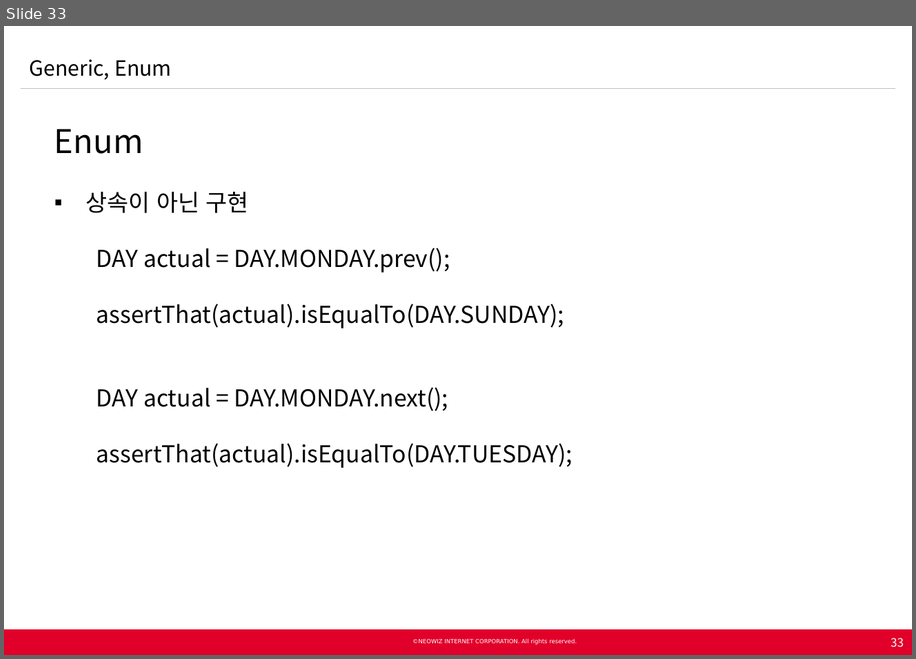
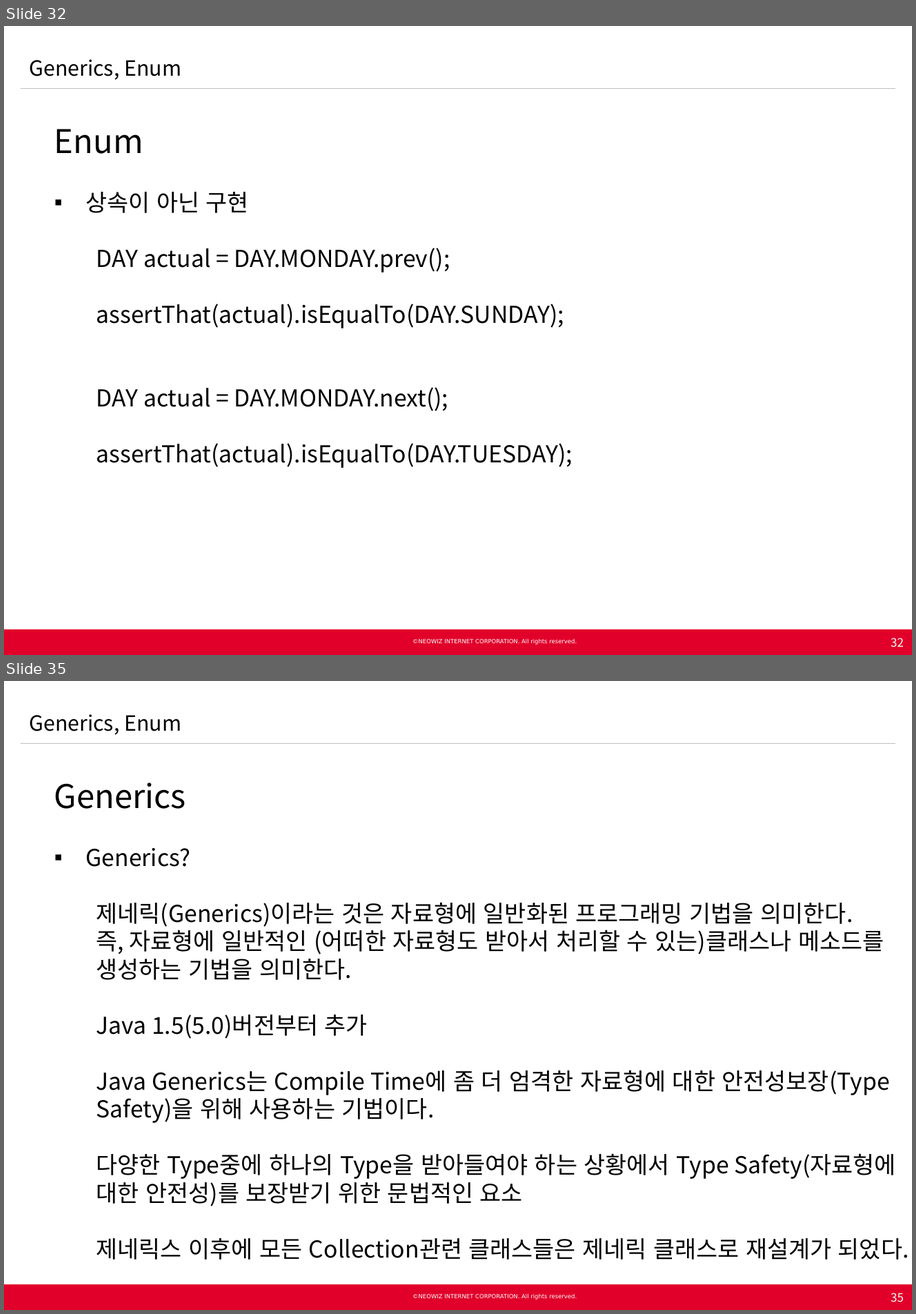
Before and after one commit to Neowizen/JavaStudy, a slide deck: Document/[2015.02.25] Java Study 2차 - Generics Enum.pptx. Shown one above the other, each under a label of ours: slide 33 before the commit, slides 32 and 35 after it; the slides between them are not shown. The pictures are 916x659 and 916x1314 pixels, drawn with LibreOffice and Linux fonts; fonts in the diff are those of the drawing; background and template pictures are left out. Boxes give left, top, right and bottom in pixels: in the first picture for what was removed or moved away, otherwise in the second. Text is boxed around its words. In the diff, an @@ line names an element or a change of style, - is before the commit and + after.

Commit message:
자바 스터디 2차 자료

```diff
--- a/Document/[2015.02.25] Java Study 2차 - Generics Enum.pptx
+++ b/Document/[2015.02.25] Java Study 2차 - Generics Enum.pptx
@@ slide 35 added at (4, 681, 912, 1310), background #FFFFFF; not listed: 5 template elements that a slide beside it also shows @@
@@ text added at (29, 714, 181, 735), 18 pt, text #000000 @@
+Generics, Enum
@@ text added at (54, 782, 909, 1259), 20 pt, text #000000 @@
+  Generics
+  ▪ Generics?
+    제네릭(Generics)이라는 것은 자료형에 일반화된 프로그래밍 기법을 의미한다.
+    즉, 자료형에 일반적인 (어떠한 자료형도 받아서 처리할 수 있는)클래스나 메소드를 생성하는 기법을 의미한다.
+    Java 1.5(5.0)버전부터 추가
+    Java Generics는 Compile Time에 좀 더 엄격한 자료형에 대한 안전성보장(Type Safety)을 위해 사용하는 기법이다.
+    다양한 Type중에 하나의 Type을 받아들여야 하는 상황에서 Type Safety(자료형에 대한 안전성)를 보장받기 위한 문법적인 요소
+    제네릭스 이후에 모든 Collection관련 클래스들은 제네릭 클래스로 재설계가 되었다.
@@ page number added at (891, 1292, 904, 1302), 10 pt, text #FFFFFF @@
+35
@@ what was slide 33 is now slide 32 @@
@@ slide 32 changed as well @@
@@ text at (29, 59, 181, 80): text changed @@
-Generic, Enum
+Generics, Enum
@@ page number at (891, 637, 904, 647): text changed @@
-33
+32
```
Also in this commit, not shown: 28 other slides changed, 18 other slides added, 1 slide removed.
